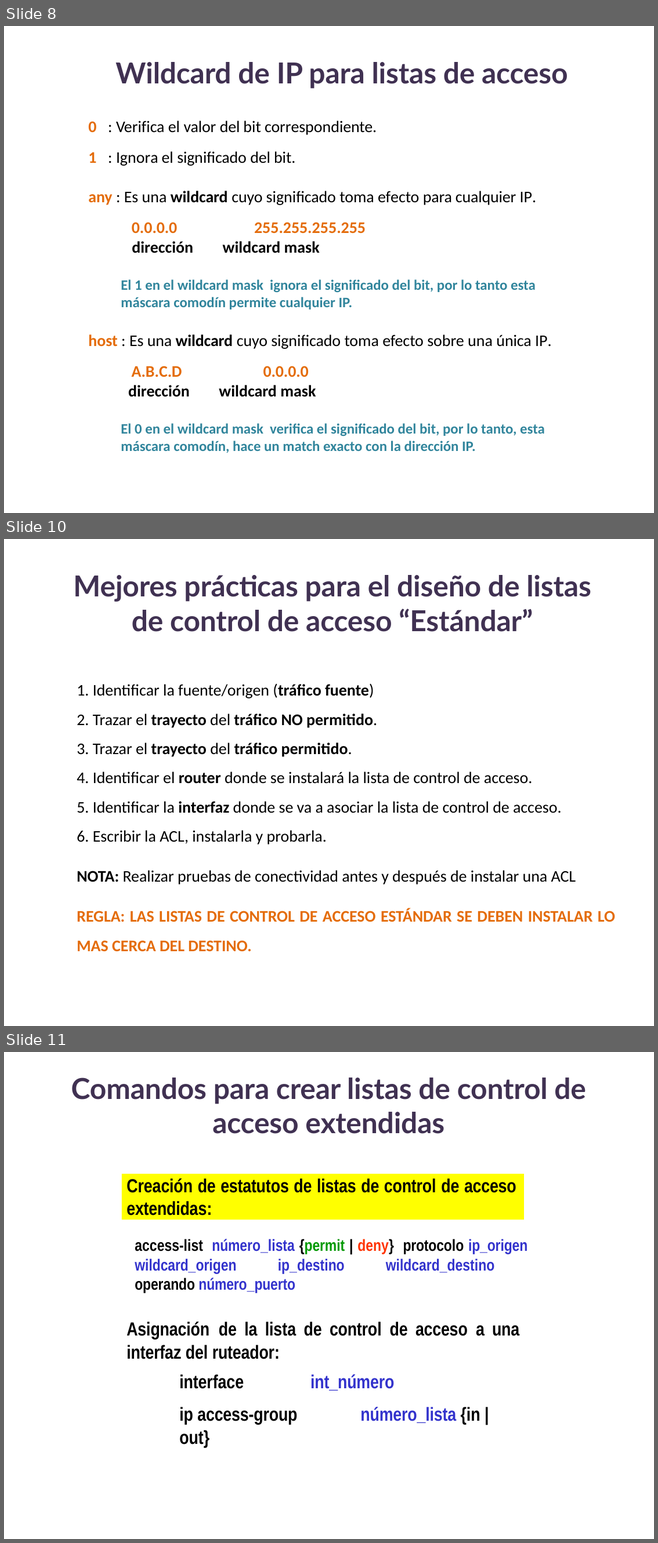
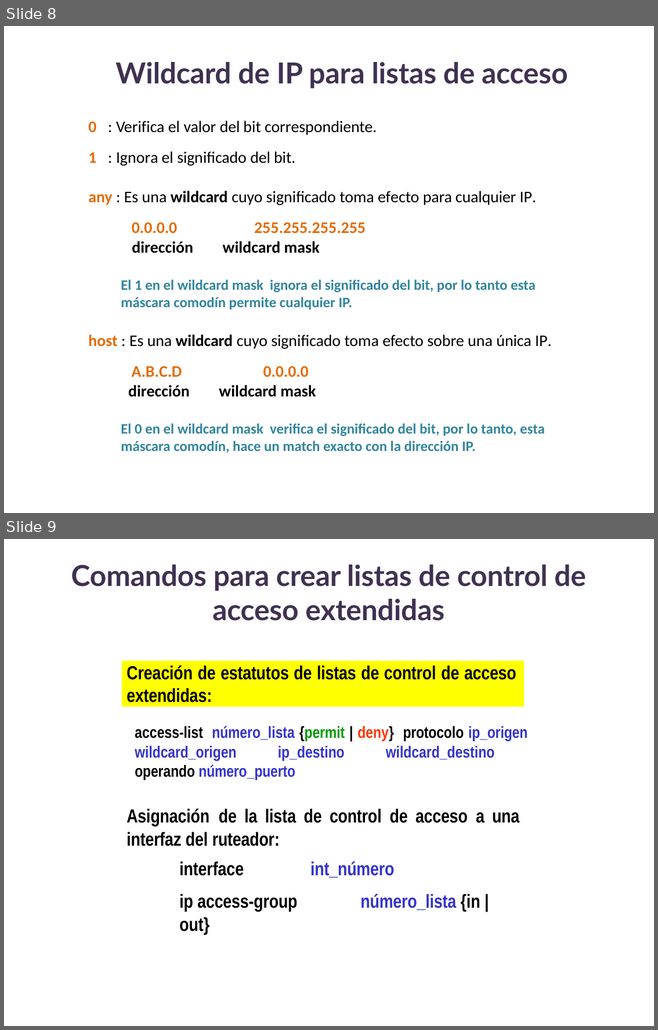
Before and after one commit to lizetheP/WAN, a slide deck: Calendario2025/Presentaciones/11_1_ACLs.pptx. Shown one above the other, each under a label of ours: slides 8, 10 and 11 before the commit, slides 8 and 9 after it; the slides between them are not shown. The pictures are 658x1543 and 658x1030 pixels, drawn with LibreOffice and Linux fonts; fonts in the diff are those of the drawing. Boxes give left, top, right and bottom in pixels: in the first picture for what was removed or moved away, otherwise in the second. Text is boxed around its words. In the diff, an @@ line names an element or a change of style, - is before the commit and + after.

```diff
--- a/Calendario2025/Presentaciones/11_1_ACLs.pptx
+++ b/Calendario2025/Presentaciones/11_1_ACLs.pptx
@@ slide 10 removed at (4,539,654,1026), background #FFFFFF @@
@@ text removed at (73,575,591,632) @@
-Mejores prácticas para el diseño de listas de control de acceso “Estándar”
@@ text removed at (76,683,615,951) @@
-1. Identificar la fuente/origen (tráfico fuente)
-2. Trazar el trayecto del tráfico NO permitido.
-3. Trazar el trayecto del tráfico permitido.
-4. Identificar el router donde se instalará la lista de control de acceso.
-5. Identificar la interfaz donde se va a asociar la lista de control de acceso.
-6. Escribir la ACL, instalarla y probarla.
-NOTA: Realizar pruebas de conectividad antes y después de instalar una ACL
-REGLA: LAS LISTAS DE CONTROL DE ACCESO ESTÁNDAR SE DEBEN INSTALAR LO MAS CERCA DEL DESTINO.
@@ what was slide 11 is now slide 9 @@
```
Also in this commit, not shown: 1 slide changed, 1 other slide removed, 47 other files.
